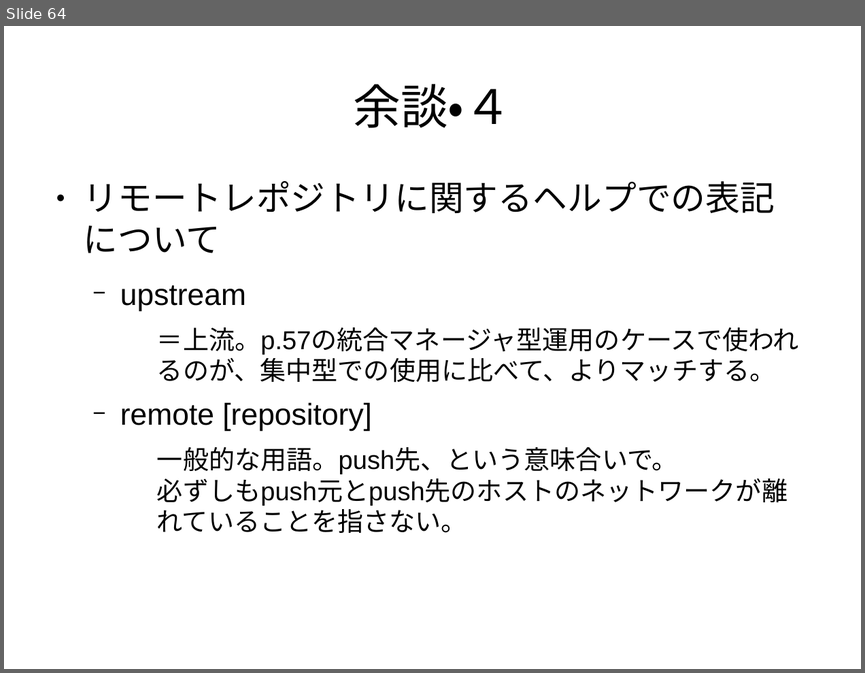
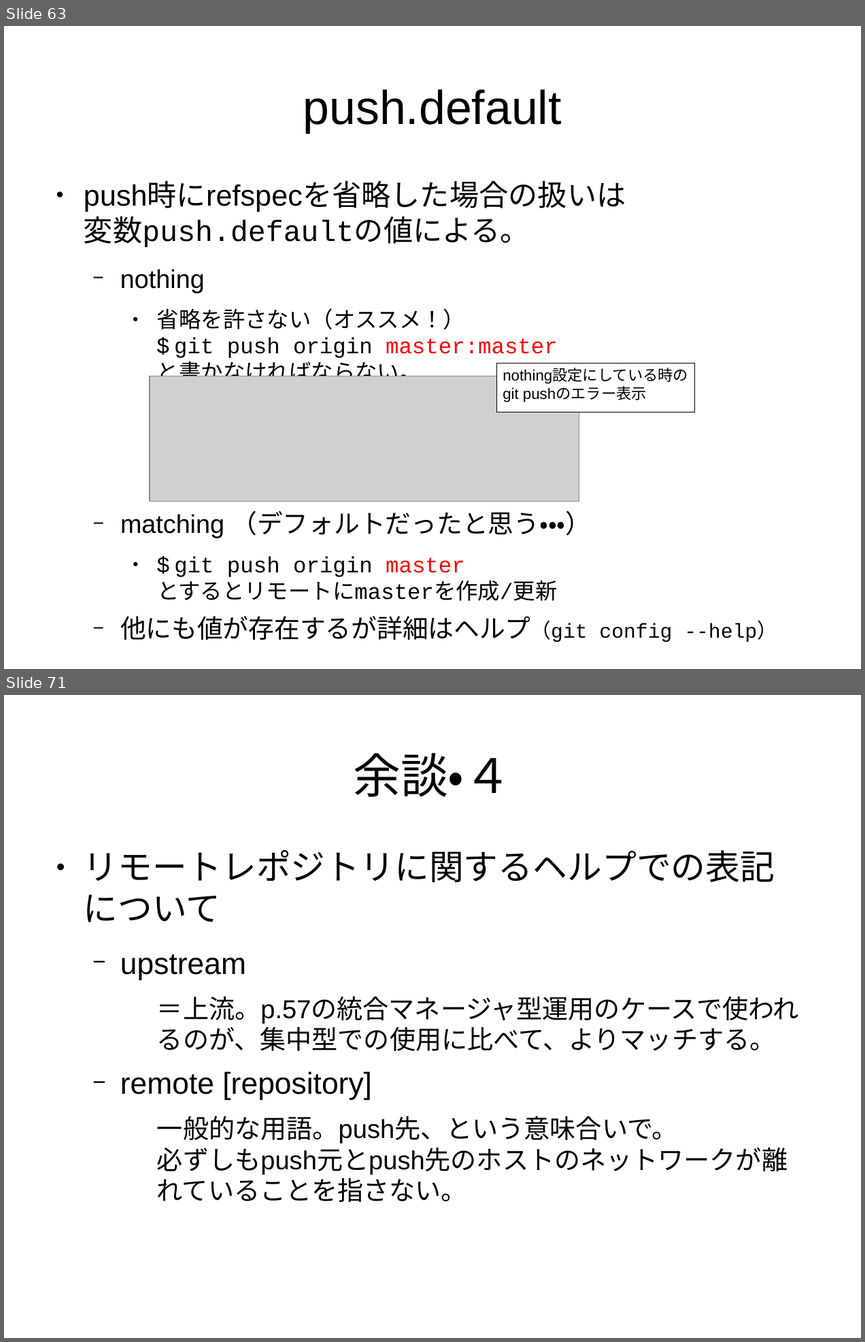
Before and after one commit to pneu/how_to_git, a slide deck: how_to_git.odp. Shown one above the other, each under a label of ours: slide 64 before the commit, slides 63 and 71 after it; the slides between them are not shown. The pictures are 865x673 and 865x1342 pixels, drawn with LibreOffice and Linux fonts; fonts in the diff are those of the drawing; grey boxes stand for pictures. Boxes give left, top, right and bottom in pixels: in the first picture for what was removed or moved away, otherwise in the second. Text is boxed around its words. In the diff, an @@ line names an element or a change of style, - is before the commit and + after.

```diff
--- a/how_to_git.odp
+++ b/how_to_git.odp
@@ slide 63 added at (4, 26, 861, 669), background #FFFFFF @@
@@ title added at (303, 89, 561, 133), 44 pt, text #000000 @@
+push.default
@@ text added at (84, 182, 626, 376), 20.4 pt, text #000000 @@
+● push時にrefspecを省略した場合の扱いは
+  変数push.defaultの値による。
+  − nothing
+    ● 省略を許さない（オススメ！）
+      $ git push origin master:master
+      と書かなければならない。
@@ rectangle added at (497, 363, 695, 412), fill #FFFFFF, outline #000000 0 pt, 14 pt, text #000000 @@
+nothing設定にしている時の
+git pushのエラー表示
@@ picture added at (150, 376, 579, 501) @@
@@ text added at (120, 511, 777, 641), 20.4 pt, text #000000 @@
+  − matching （デフォルトだったと思う・・・）
+    ● $ git push origin master
+      とするとリモートにmasterを作成/更新
+  − 他にも値が存在するが詳細はヘルプ（git config --help）
@@ what was slide 64 is now slide 71 @@
```
Also in this commit, not shown: 10 slides changed, 9 other slides added, 1 slide removed.
